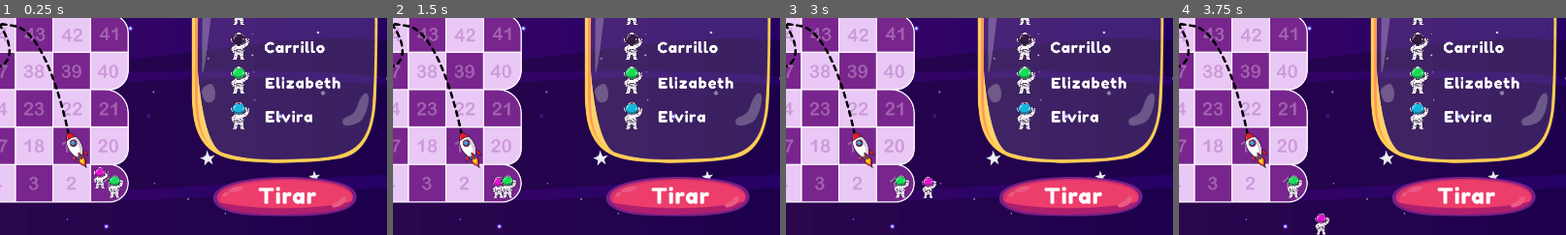
Above: before the commit, frames 1-4 (left to right).
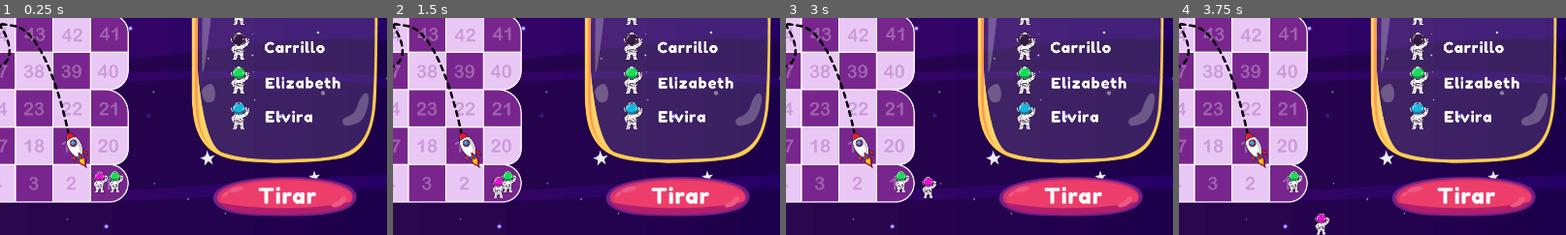
Above: after the commit, the same moments.

Repository: carrilloycardenas/Carrera-espacial
Game: Godot game, scene res://tablero/tablero.tscn
The game is run twice, just before and just after one commit, with the same random seed, the same clock (stepped at 60 frames per second) and the same inputs. The project has no main scene, so this scene is started directly.
Inputs (mouse positions are % of the whole screen's width and height, from its top left):
- Up to frame 1 (0.25 s): no input
- Up to frame 2 (1.5 s): click (81, 91) at 0.5 s; click (86, 9) at 1.25 s
- Up to frame 3 (3 s): click (80, 9) at 2 s; hold Right (ui_right) from 2.78 s (still down)
- Up to frame 4 (3.75 s): release Right (ui_right) at 3.53 s; hold Down (ui_down) from 3.53 s (still down)
The pictures show only the part of the screen within x 44-94%, y 50-100%; the shares and areas given below are measured in that part.

The runs differ from the first frame. In frame 1, 0.7% of the frame differs, in the area x 24-33%, y 68-84%; in frame 2, 0.3%; in frame 3, 0.4%; in frame 4, 0.4%.

Commit message:
IDK

Diff:
--- a/sprites/astro2.tscn
+++ b/sprites/astro2.tscn
@@ -3,15 +3,15 @@
 [ext_resource path="res://assets/astronauta-3-verde.png" type="Texture" id=1]
 
 [sub_resource type="CapsuleShape2D" id=1]
-radius = 13.0
-height = 14.0
+radius = 11.0
+height = 16.0
 
 [node name="astro2" type="KinematicBody2D"]
 
 [node name="Sprite" type="Sprite" parent="."]
-scale = Vector2( 0.226, 0.226 )
+scale = Vector2( 0.215, 0.215 )
 texture = ExtResource( 1 )
 
 [node name="CollisionShape2D" type="CollisionShape2D" parent="."]
-position = Vector2( -2, 1 )
+position = Vector2( -2, 0 )
 shape = SubResource( 1 )
--- a/tablero/tablero.tscn
+++ b/tablero/tablero.tscn
@@ -70,7 +70,7 @@
 scale = Vector2( 1.875, 1.875 )
 script = ExtResource( 15 )
 __meta__ = {
-"_edit_horizontal_guides_": [ 56.0, 132.0 ]
+"_edit_horizontal_guides_": [ 56.0, 132.0, 975.0 ]
 }
 
 [node name="Tablero" type="Sprite" parent="."]
@@ -186,11 +186,11 @@
 texture_hover = ExtResource( 9 )
 
 [node name="astro1" parent="." instance=ExtResource( 19 )]
-position = Vector2( 571.733, 533.333 )
+position = Vector2( 571.2, 538.667 )
 scale = Vector2( 0.75, 0.75 )
 
 [node name="astro2" parent="." instance=ExtResource( 40 )]
-position = Vector2( 601.6, 512 )
+position = Vector2( 602.133, 505.6 )
 scale = Vector2( 0.75, 0.75 )
 
 [node name="salir" type="Node2D" parent="."]
